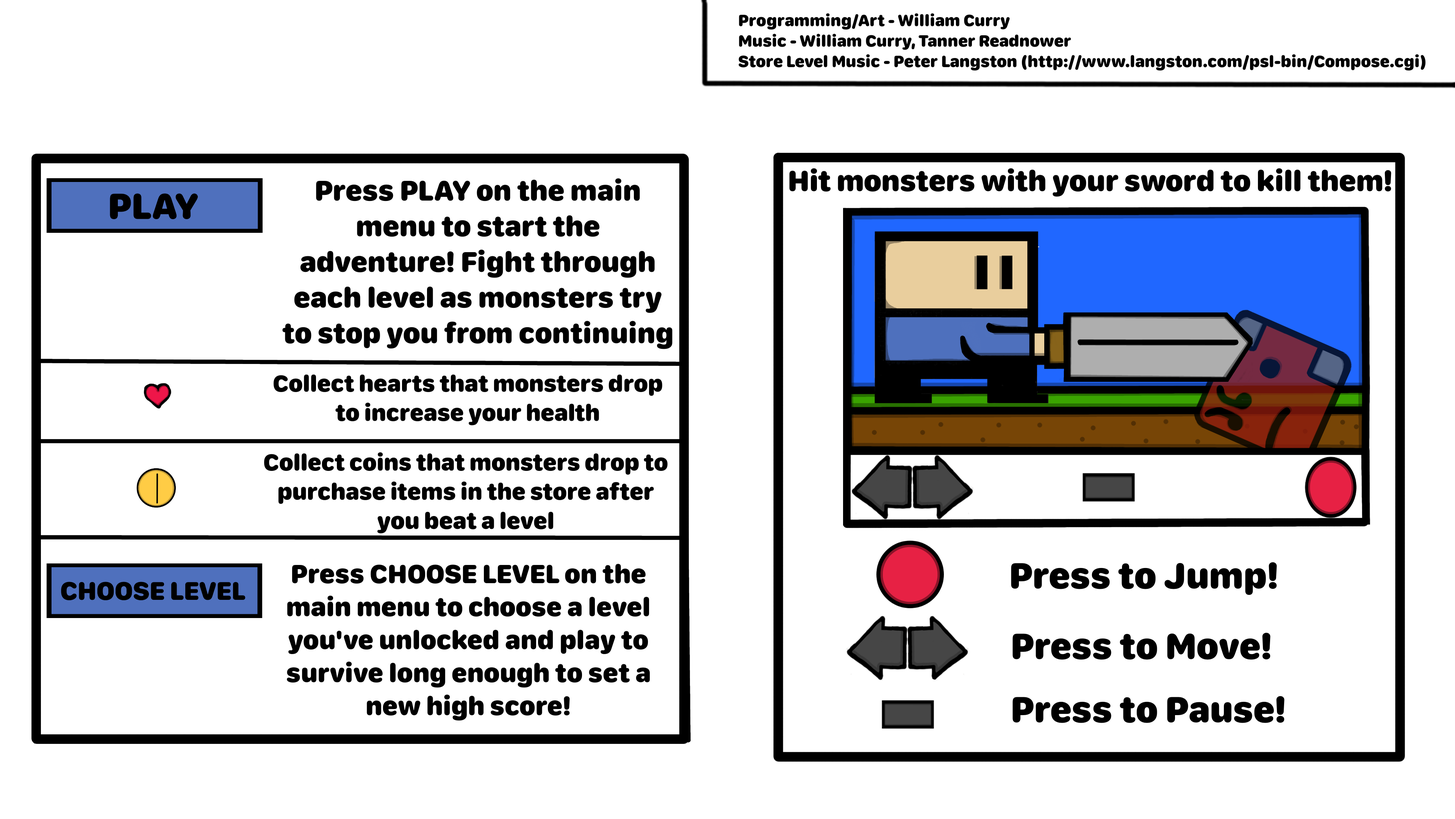
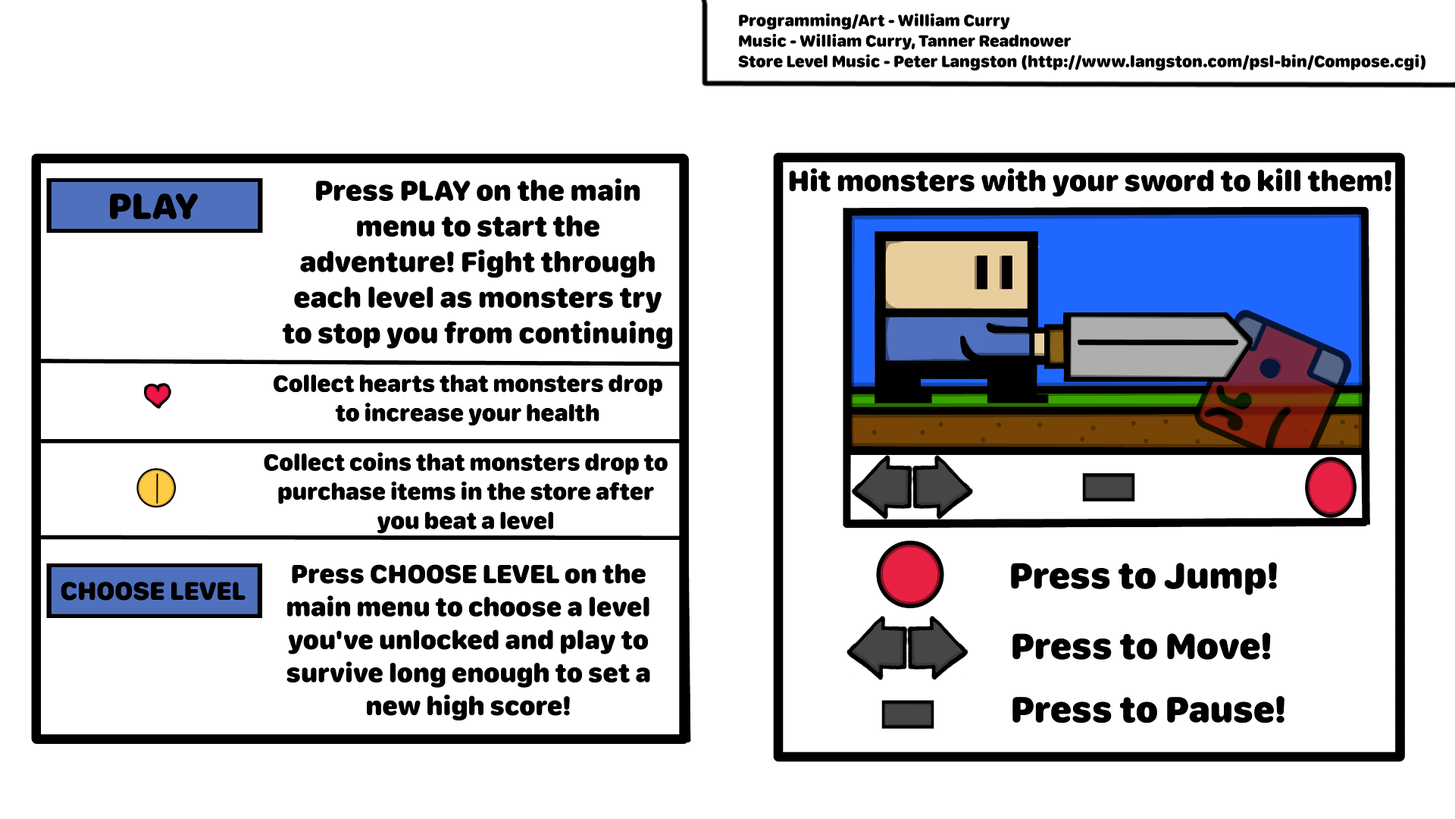
Layers edited between the first and the second 1455 × 819 image:
pixels changed over [415, 415, 422, 422] (layer not identified)
